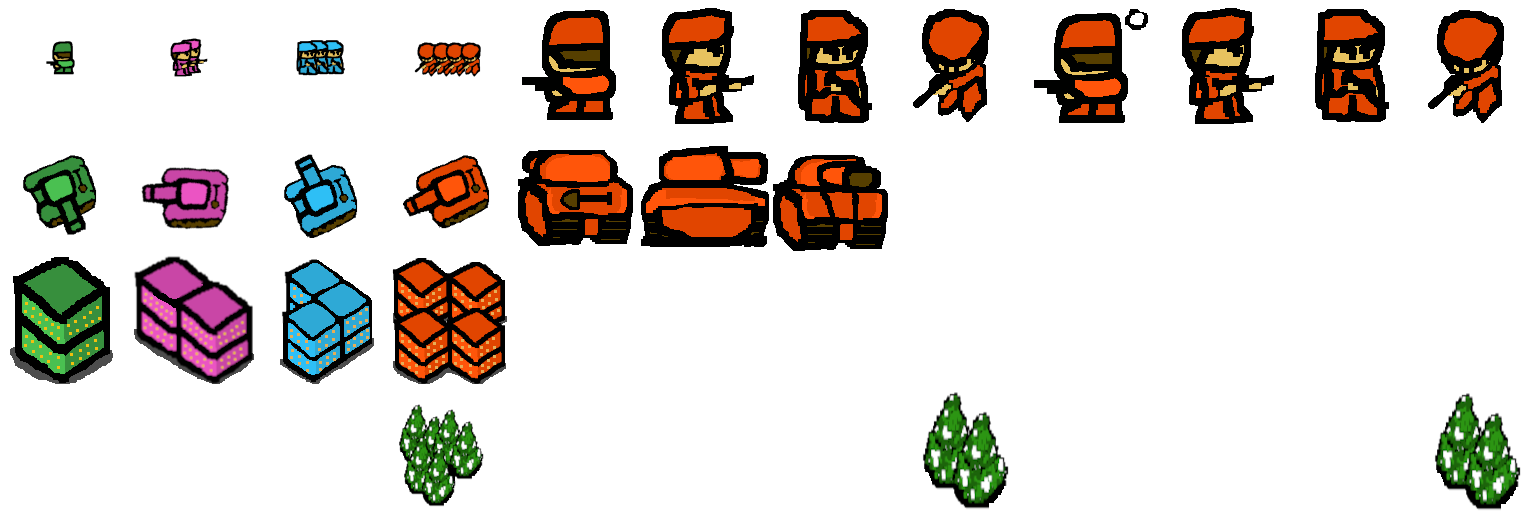
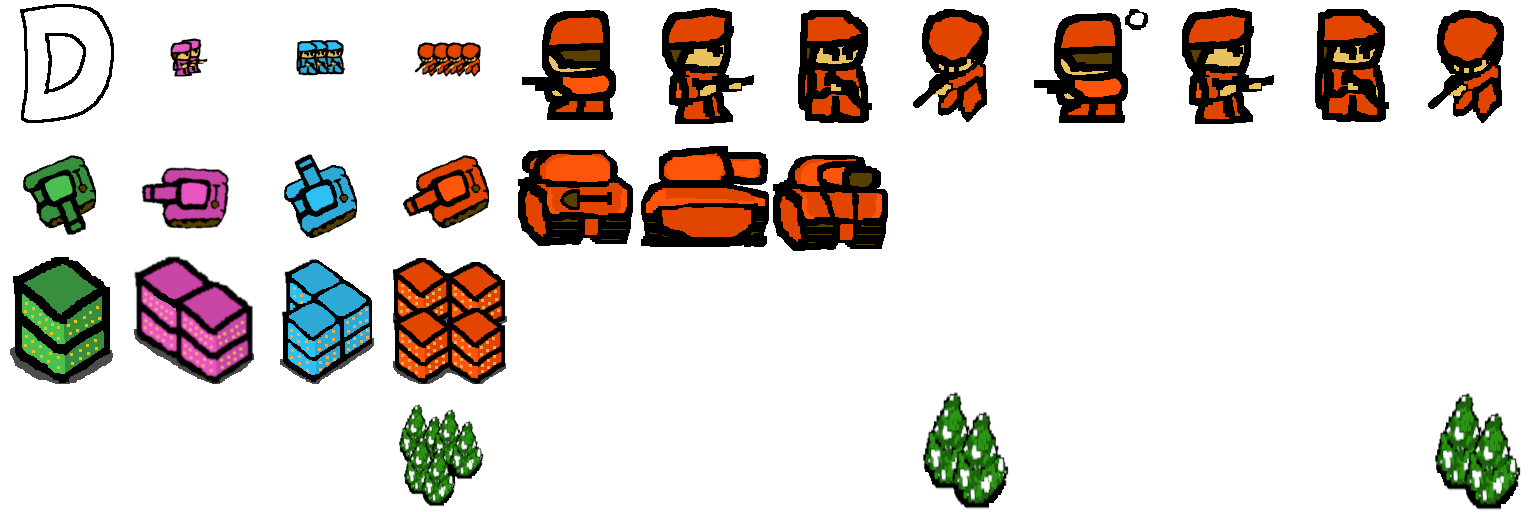
Layer changes from the first 1536px x 512px image to the second:
added layer "Layer #7" above "Transformation #9" over 20, 4, 114, 123
